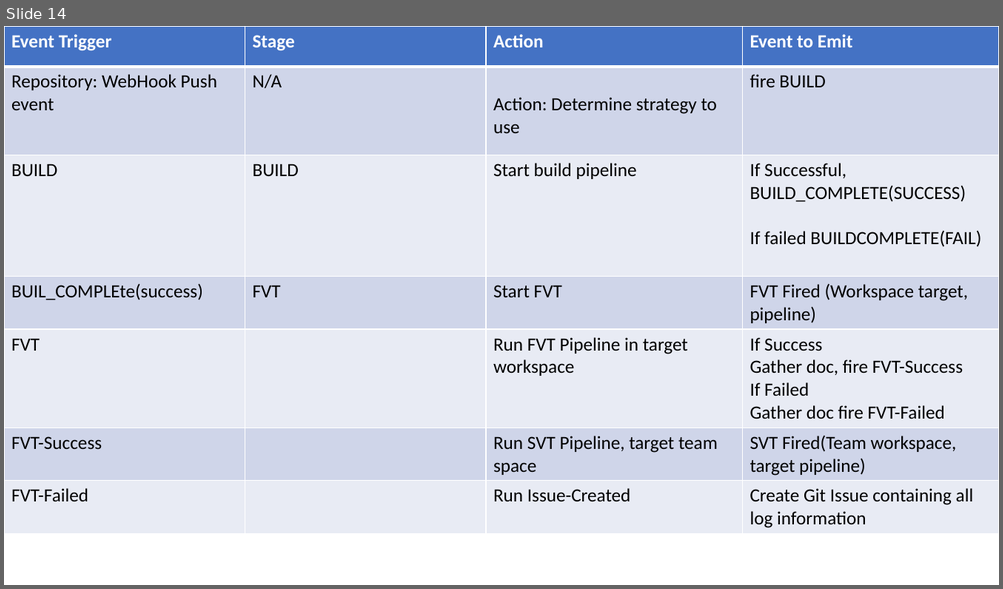
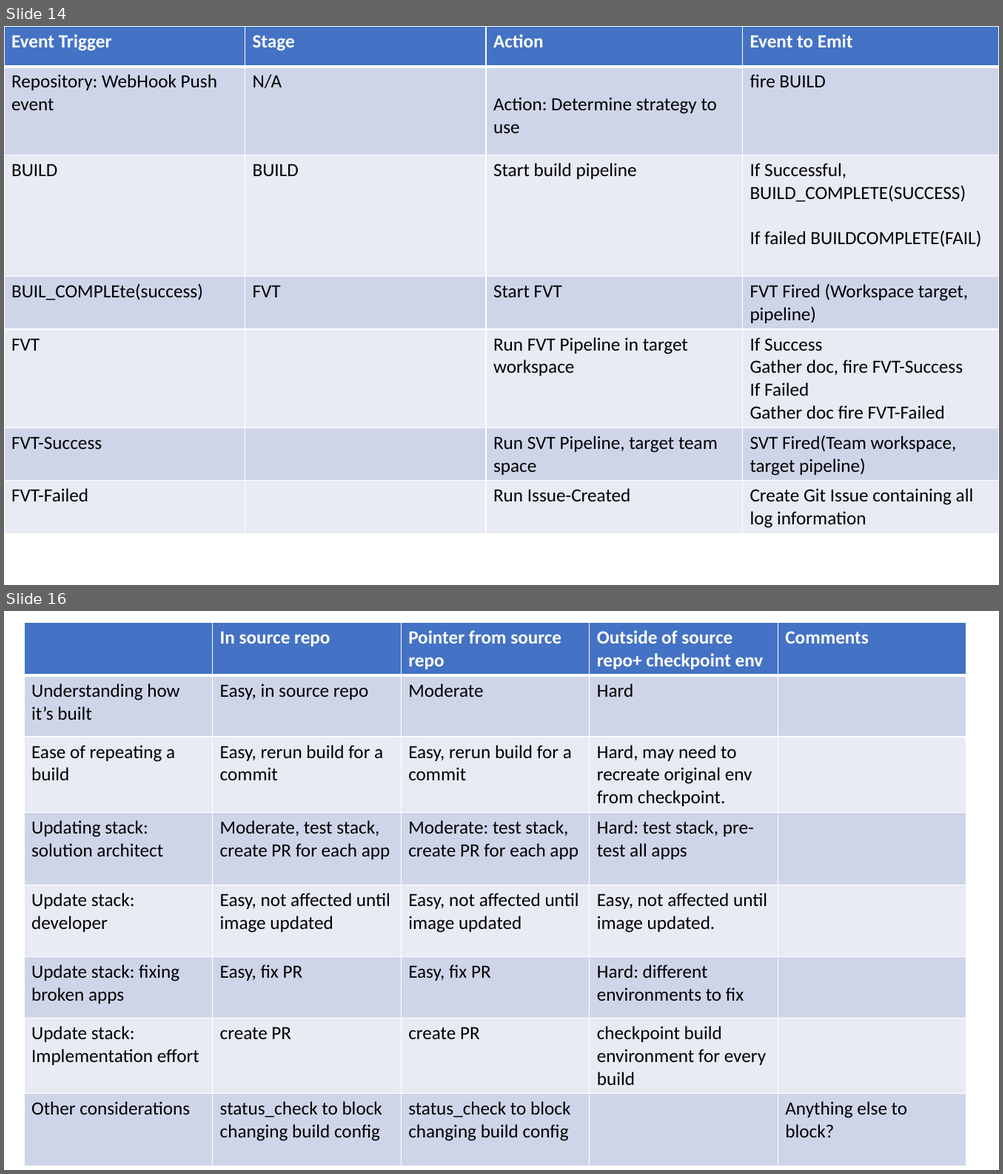
Before and after one commit to mchenggit/kabanero-event, a slide deck: architecture/KabaneroEvent.pptx. Shown one above the other, each under a label of ours: slide 14 before the commit, slides 14 and 16 after it; the slides between them are not shown. The pictures are 1003x589 and 1003x1174 pixels, drawn with LibreOffice and Linux fonts; fonts in the diff are those of the drawing. Boxes give left, top, right and bottom in pixels: in the first picture for what was removed or moved away, otherwise in the second. Text is boxed around its words. In the diff, an @@ line names an element or a change of style, - is before the commit and + after.

```diff
--- a/architecture/KabaneroEvent.pptx
+++ b/architecture/KabaneroEvent.pptx
@@ slide 16 added at (x1=4, y1=611, x2=999, y2=1170), background #FFFFFF @@
@@ table added at (x1=24, y1=622, x2=968, y2=1163), 8 rows, 5 columns @@
+ | In source repo | Pointer from source repo | Outside of source repo+ checkpoint env | Comments
+Understanding how it’s built | Easy, in source repo | Moderate | Hard | 
+Ease of repeating a build | Easy, rerun build for a commit | Easy, rerun build for a commit | Hard, may need to recreate original env from checkpoint. | 
+Updating stack: solution architect | Moderate, test stack, create PR for each app | Moderate: test stack, create PR for each app | Hard: test stack, pre-test all apps | 
+Update stack: developer | Easy, not affected until image updated | Easy, not affected until image updated | Easy, not affected until image updated. | 
+Update stack: fixing broken apps | Easy, fix PR | Easy, fix PR | Hard: different environments to fix | 
+Update stack: Implementation effort | create PR | create PR | checkpoint build environment for every build | 
+Other considerations | status_check to block changing build config | status_check to block changing build config |  | Anything else to block?
```
Also in this commit, not shown: 7 slides changed, 7 other files.
